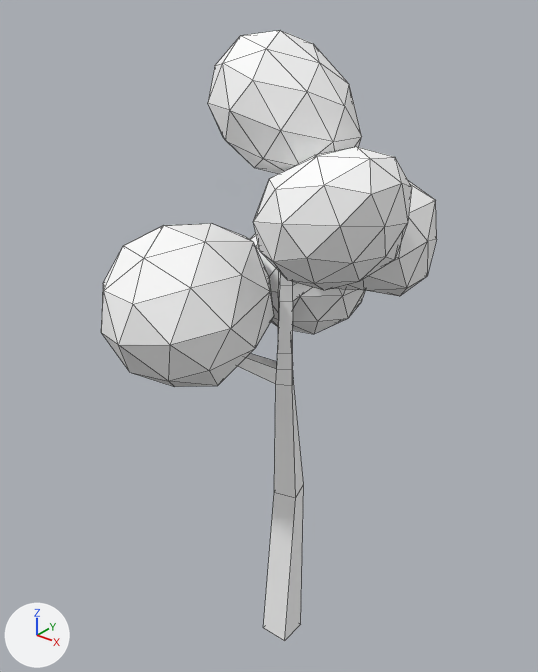
The FBX model Models/nature/f_long_oak_tree2.fbx as it was, and as the next commit left it.
Before and after are seen from a 50 mm lens placed at (6.05, -8.02, 10.81), pointed at (-0.54, 0.23, 5.7). Arrows for +X, +Y and +Z are at lower left; the lights stay in place. Mesh edges are drawn as thin lines.

Script lines for the objects in view, before the commit:
```python
mat_oaktreeleaf_005 = principled_material('OakTreeLeaf.005')
mat_oaktreeleaf_005.base_color = (1.0, 1.0, 1.0)  # white #ffffff
mat_oaktreeleaf_005.roughness = 0.693
mat_oaktreetrunk_005 = principled_material('OakTreeTrunk.005')
mat_oaktreetrunk_005.base_color = (1.0, 1.0, 1.0)  # white #ffffff
mat_oaktreetrunk_005.roughness = 0.693
me_cube_005 = bpy.data.meshes.new('Cube.005')
me_cube_005.from_pydata(...)  # 282 vertices, 470 faces; spans x -2.41..1.86, y -2.22..2.35, z 0.01..10.17
# faces by material slot: [70, 400]
me_cube_005.materials.append(mat_oaktreetrunk_005)  # white #ffffff
me_cube_005.materials.append(mat_oaktreeleaf_005)  # white #ffffff
ob_oaktree2 = bpy.data.objects.new('OakTree2', me_cube_005)
ob_oaktree2.location = (0.0, 0.0, 0.0)
```
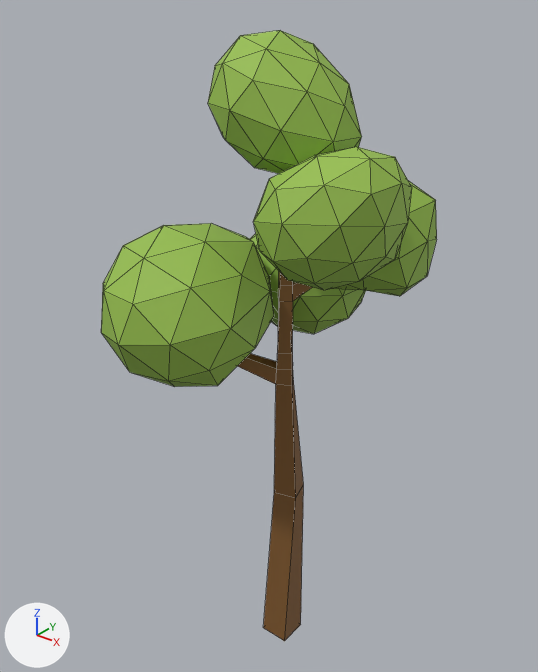
What the commit changed:
Material 'OakTreeTrunk.005' (mat_oaktreetrunk_005) changes colour from white #ffffff to brown #7f5729; in linear values from (1.0, 1.0, 1.0) to (0.214, 0.0962, 0.0224).
Material 'OakTreeLeaf.005' (mat_oaktreeleaf_005) changes colour from white #ffffff to green #97be4d; in linear values from (1.0, 1.0, 1.0) to (0.309, 0.517, 0.0748).

Pixel boxes [x1, y1, x2, y2] of what changed, in the pictures (538 x 672 px):
'OakTree2', recoloured (white to green)
    both: [101, 30, 437, 641]
